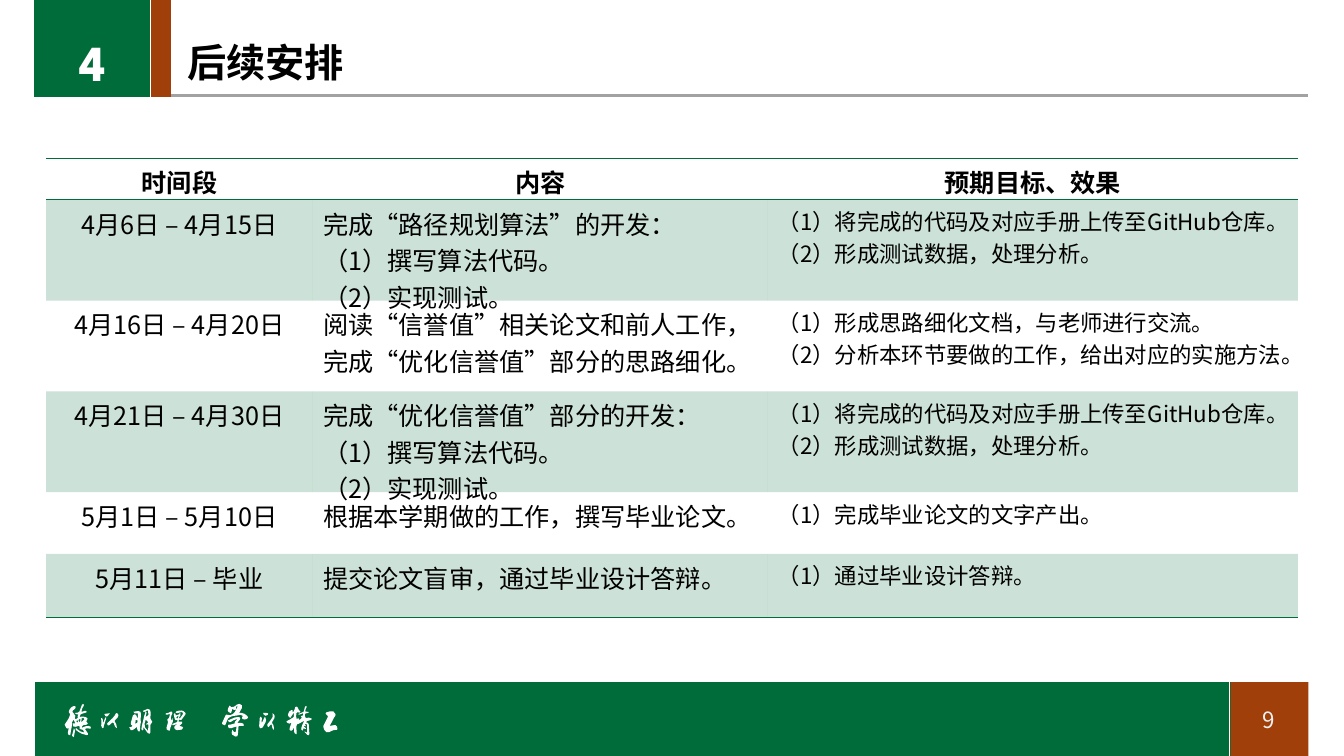
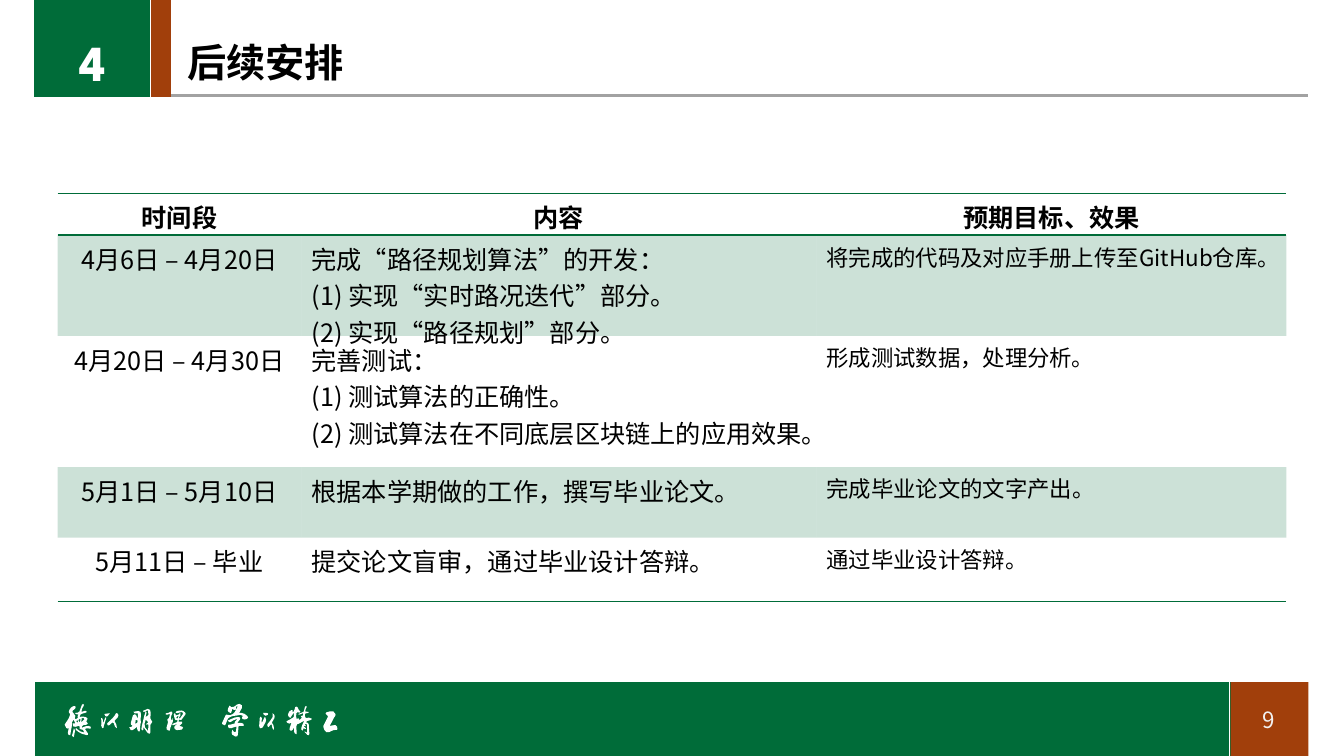
Before and after one commit to LancerEnk/GraduationDesign, a slide deck: slide 9 of doc/中期/中期_msj.pptx. Drawn at 1344x756 pixels with LibreOffice and Linux fonts; fonts in the diff are those of the drawing; background and template pictures are left out. Boxes give left, top, right and bottom in pixels: in the first picture for what was removed or moved away, otherwise in the second. Text is boxed around its words. In the diff, an @@ line names an element or a change of style, - is before the commit and + after.

```diff
--- a/doc/中期/中期_msj.pptx
+++ b/doc/中期/中期_msj.pptx
@@ table at [57, 194, 1287, 578] @@
-row 2: 4月6日 – 4月15日 | 完成“路径规划算法”的开发： / （1）撰写算法代码。 / （2）实现测试。 | （1）将完成的代码及对应手册上传至GitHub仓库。 / （2）形成测试数据，处理分析。
-row 3: 4月16日 – 4月20日 | 阅读“信誉值”相关论文和前人工作， / 完成“优化信誉值”部分的思路细化。 | （1）形成思路细化文档，与老师进行交流。 / （2）分析本环节要做的工作，给出对应的实施方法。
-row 4: 4月21日 – 4月30日 | 完成“优化信誉值”部分的开发： / （1）撰写算法代码。 / （2）实现测试。 | （1）将完成的代码及对应手册上传至GitHub仓库。 / （2）形成测试数据，处理分析。
-row 5: 5月1日 – 5月10日 | 根据本学期做的工作，撰写毕业论文。 | （1）完成毕业论文的文字产出。
-row 6: 5月11日 – 毕业 | 提交论文盲审，通过毕业设计答辩。 | （1）通过毕业设计答辩。
+row 2: 4月6日 – 4月20日 | 完成“路径规划算法”的开发： / (1) 实现“实时路况迭代”部分。 / (2) 实现“路径规划”部分。 | 将完成的代码及对应手册上传至GitHub仓库。
+row 3: 4月20日 – 4月30日 | 完善测试： / (1) 测试算法的正确性。 / (2) 测试算法在不同底层区块链上的应用效果。 | 形成测试数据，处理分析。
+row 4: 5月1日 – 5月10日 | 根据本学期做的工作，撰写毕业论文。 | 完成毕业论文的文字产出。
+row 5: 5月11日 – 毕业 | 提交论文盲审，通过毕业设计答辩。 | 通过毕业设计答辩。
@@ table: place and size @@
-table at [46, 158, 1299, 598]
+table at [57, 194, 1287, 578]
```
Also in this commit, not shown: 4 other slides changed, 1 other file.
